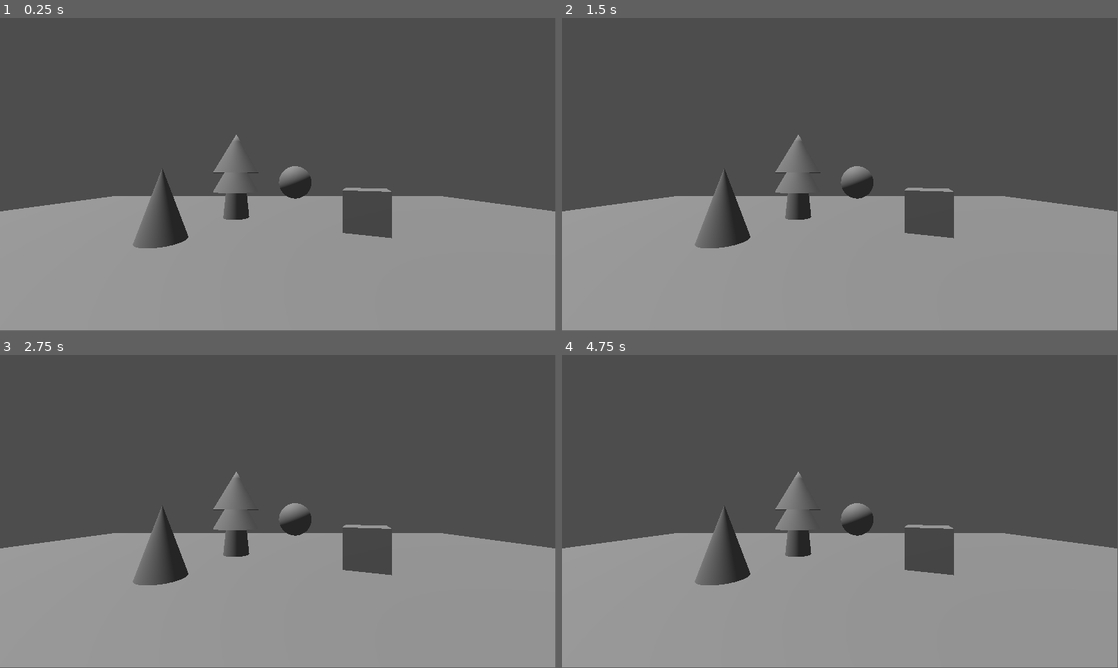
Above: before the commit, frames 1-4 (two rows, left to right).
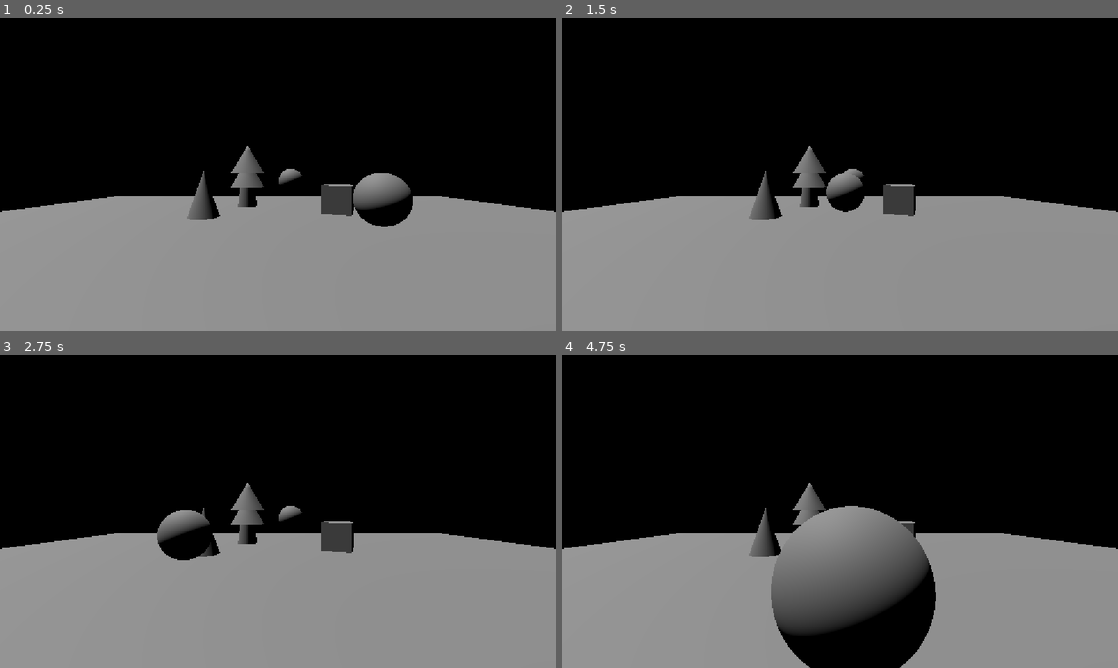
Above: after the commit, the same moments.

Repository: davidgd72k/godotober-25---29.-virtual-boy
Game: Godot game, scene res://scenes/main.tscn
Two runs of this game, one before a commit and one after it. Both use one fixed random seed, a clock stepped at 60 frames per second and the inputs below.
Inputs:
- Up to frame 1 (0.25 s): no input
- Up to frame 2 (1.5 s): no input
- Up to frame 3 (2.75 s): no input
- Up to frame 4 (4.75 s): no input
In our replay, the window is 799x449 before the commit and 800x450 after it. These sizes can differ from the game's own. Grey fills any space a smaller window leaves; there, only what the larger window draws over its background counts as a difference.

The runs differ from the first frame. In frame 1, 60% of the frame differs, in the area x 0-100%, y 0-74%; in frame 2, 61%; in frame 3, 60%; in frame 4, 70%, in the area x 0-100%, y 0-100%.

Commit message:
Only need a shader

Diff:
--- a/project.godot
+++ b/project.godot
@@ -14,3 +14,7 @@
 run/main_scene="res://scenes/main.tscn"
 config/features=PackedStringArray("4.5", "Forward Plus")
 config/icon="res://icon.svg"
+
+[display]
+
+window/stretch/mode="canvas_items"
--- /dev/null
+++ b/scenes/main.gd
@@ -0,0 +1,11 @@
+extends Node3D
+
+@onready var orbital_pivot: Node3D = $OrbitalPivot
+
+func _ready() -> void:
+	pass
+
+
+func _physics_process(delta: float) -> void:
+	orbital_pivot.rotate_y(1 * delta)
+	pass
--- a/scenes/main.tscn
+++ b/scenes/main.tscn
@@ -1,4 +1,6 @@
-[gd_scene load_steps=9 format=3 uid="uid://b1pluf6y60nl2"]
+[gd_scene load_steps=11 format=3 uid="uid://b1pluf6y60nl2"]
+
+[ext_resource type="Script" uid="uid://cju31863l651p" path="res://scenes/main.gd" id="1_o5qli"]
 
 [sub_resource type="CylinderMesh" id="CylinderMesh_o5qli"]
 top_radius = 0.3
@@ -19,6 +21,7 @@
 [sub_resource type="SphereMesh" id="SphereMesh_sgp6g"]
 
 [sub_resource type="Environment" id="Environment_sgp6g"]
+background_mode = 1
 
 [sub_resource type="QuadMesh" id="QuadMesh_sgp6g"]
 size = Vector2(20, 20)
@@ -26,9 +29,13 @@
 [sub_resource type="BoxShape3D" id="BoxShape3D_sgp6g"]
 size = Vector3(17.139648, 1.5037231, 18.606445)
 
+[sub_resource type="SphereMesh" id="SphereMesh_o5qli"]
+
 [node name="Main" type="Node3D"]
+script = ExtResource("1_o5qli")
 
 [node name="Decorations" type="Node3D" parent="."]
+transform = Transform3D(1, 0, 0, 0, 1, 0, 0, 0, 1, 0, 0, -1.9635557)
 
 [node name="Tree3D" type="Node3D" parent="Decorations"]
 transform = Transform3D(1, 0, 0, 0, 1, 0, 0, 0, 1, -1.2907506, 0.4710083, -3.8772378)
@@ -57,7 +64,7 @@
 mesh = SubResource("SphereMesh_sgp6g")
 
 [node name="Camera3D" type="Camera3D" parent="."]
-transform = Transform3D(1, 0, 0, 0, 1, 0, 0, 0, 1, 0, 1.3419513, 2.4789934)
+transform = Transform3D(1, 0, 0, 0, 1, 0, 0, 0, 1, 0, 1.3419513, 2.8511238)
 
 [node name="DirectionalLight3D" type="DirectionalLight3D" parent="."]
 transform = Transform3D(0.9296351, 0, -0.36848155, 0.36847812, -0.0043283403, 0.92962635, -0.0015949011, -0.99999064, -0.0040237606, -8.081597, 0, -0.31384373)
@@ -75,3 +82,10 @@
 [node name="CollisionShape3D" type="CollisionShape3D" parent="GroundBody"]
 transform = Transform3D(1, 0, 0, 0, 1, 0, 0, 0, 1, 0, -0.7808533, 0)
 shape = SubResource("BoxShape3D_sgp6g")
+
+[node name="OrbitalPivot" type="Node3D" parent="."]
+transform = Transform3D(0.99999994, 0, 0, 0, 1, 0, 0, 0, 0.99999994, 0, 0, -0.4856131)
+
+[node name="MeshInstance3D" type="MeshInstance3D" parent="OrbitalPivot"]
+transform = Transform3D(1, 0, 0, 0, 1, 0, 0, 0, 1, 2, 0.8763745, 0)
+mesh = SubResource("SphereMesh_o5qli")
Not shown, added: scenes/main.gd.uid
